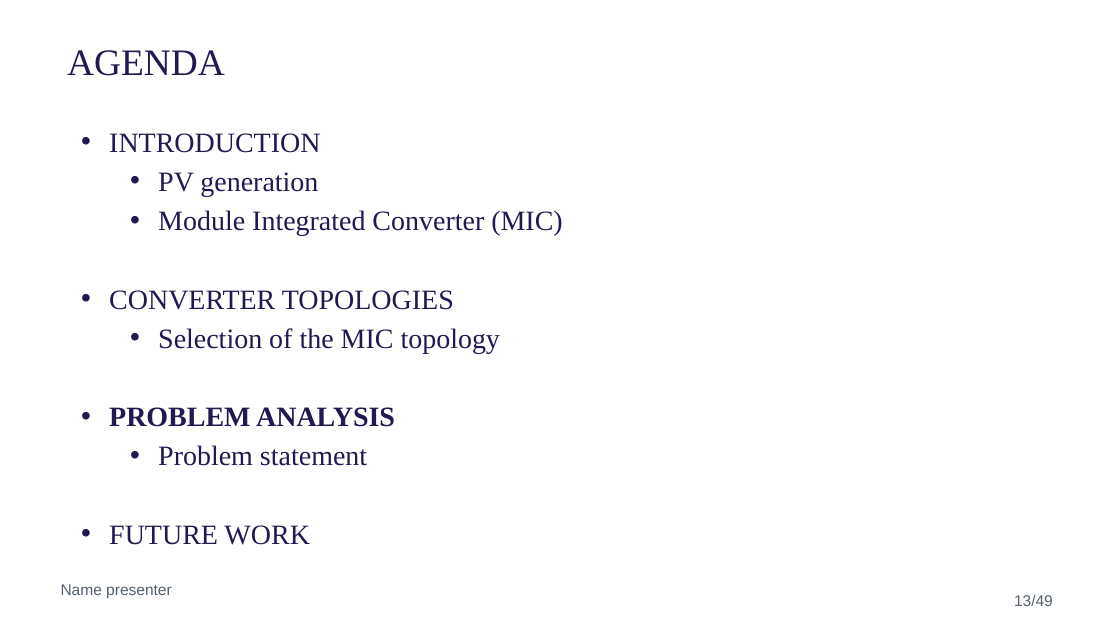
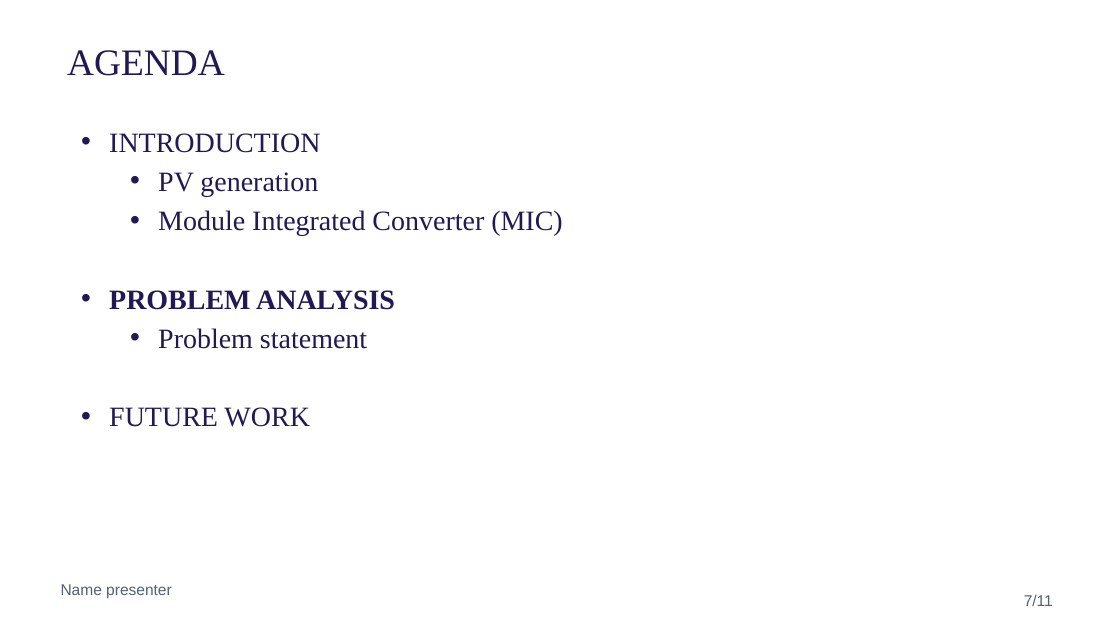
Before and after one commit to NicolaiFransen/Semester-Project-PED1, a slide deck: slide 13 of Reports/Presentation_P0_11_10.pptx. Drawn at 1120x630 pixels with LibreOffice and Linux fonts; fonts in the diff are those of the drawing; background and template pictures are left out. Boxes give left, top, right and bottom in pixels: in the first picture for what was removed or moved away, otherwise in the second. Text is boxed around its words. In the diff, an @@ line names an element or a change of style, - is before the commit and + after.

```diff
--- a/Reports/Presentation_P0_11_10.pptx
+++ b/Reports/Presentation_P0_11_10.pptx
@@ text at [109, 290, 500, 353]: paragraphs removed @@
-• CONVERTER TOPOLOGIES
-    • Selection of the MIC topology
@@ text at [1024, 595, 1053, 606]: text changed @@
-13/49
+7/11
```
Also in this commit, not shown: 7 other slides changed, 1 slide added.
